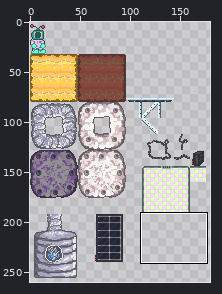
Sprite sheet -- 2dexample/Art/tilemap.png. The first picture is a wide view before the edit; the outline marks the close-up.
Close-up. Before:
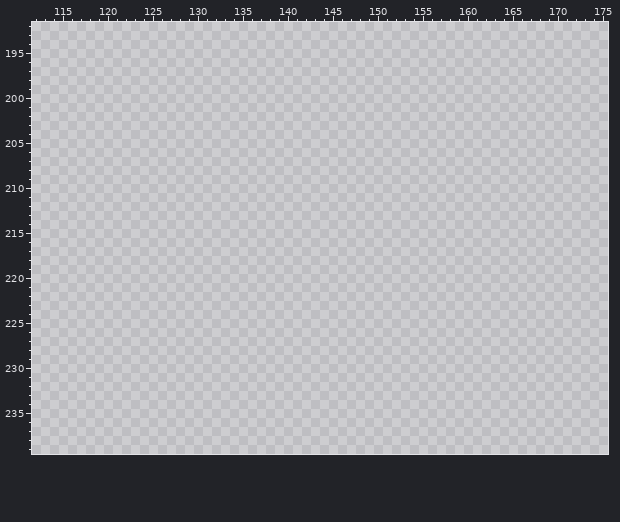
The file is 320x320 pixels. Pixels under 10% opacity are left out. Colours within 5 levels of each other are drawn and written as one. Shown: x 112..175, y 192..239. The wide view leaves out empty margins.
The same view after the edit:
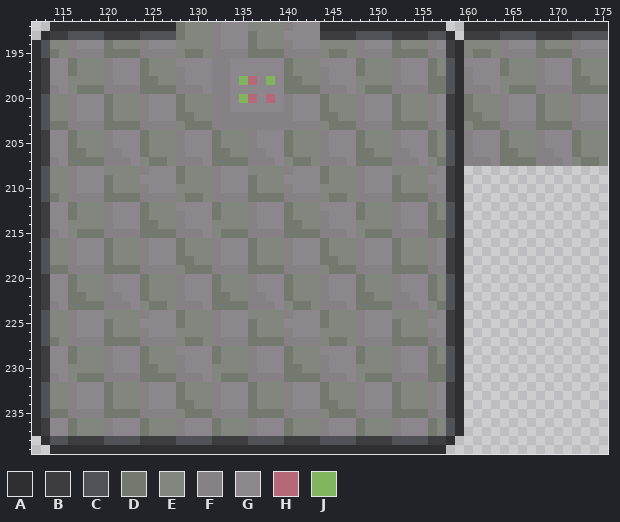
Palette (. is transparent): A #2e2e33  B #3d3c40  C #515257  D #747970  E #81877e  F #858185  G #8c878c  H #b56978  J #80b55e
What changed:
@@ x 112..175 @@
-192 ................................................................
-193 ................................................................
-194 ................................................................
-195 ................................................................
-196 ................................................................
-197 ................................................................
-198 ................................................................
-199 ................................................................
-200 ................................................................
-201 ................................................................
-202 ................................................................
-203 ................................................................
-204 ................................................................
-205 ................................................................
-206 ................................................................
-207 ................................................................
-208 ................................................................
-209 ................................................................
-210 ................................................................
-211 ................................................................
-212 ................................................................
-213 ................................................................
-214 ................................................................
-215 ................................................................
-216 ................................................................
-217 ................................................................
-218 ................................................................
-219 ................................................................
-220 ................................................................
-221 ................................................................
-222 ................................................................
-223 ................................................................
-224 ................................................................
-225 ................................................................
-226 ................................................................
-227 ................................................................
-228 ................................................................
-229 ................................................................
-230 ................................................................
-231 ................................................................
-232 ................................................................
-233 ................................................................
-234 ................................................................
-235 ................................................................
-236 ................................................................
-237 ................................................................
-238 ................................................................
-239 ................................................................
+192 ..AAAAAAAAAAAAAADEEEFGGGEEEEFGGGAAAAAAAAAAAAAA..AAAAAAAAAAAAAAAA
+193 .ABBCCCCBBBBCCCCDEEEFGGGDEEEGGGGBBBBCCCCBBBBCCA.BBBBCCCCBBBBCCCC
+194 ACEEFGGGDEEEFGGGEEEEFGGGDEEEFGGGEEEEFGGGDEEEFGBAEEEEFGGGDEEEFGGG
+195 ACDEFFFFDDDDFFFFEDDEFFFFDDDDFFFFEDDEFFFFDDDDFFBAEDDEFFFFDDDDFFFF
+196 ABGGDEEEFGGGDEEEGGGGFFGGGGGGDEEEGGGGDEEEFGGGDECAGGGGDEEEFGGGDEEE
+197 ABGGDEEEFGGGDEEEFGGGFFGGGGGGDEEEFGGGDEEEFGGGDECAFGGGDEEEFGGGDEEE
+198 ABGGEEEEFGGGDDEEFGGGFFGJHGJGDDEEFGGGEEEEFGGGDDCAFGGGEEEEFGGGDDEE
+199 ABFGEDDDFFFFDDDDFFFGFFGGGGGGDDDDFFFGEDDDFFFFDDCAFFFGEDDDFFFFDDDD
+200 ACEEFGGGDEEEFGGGDEEEFFGJHGHGFGGGDEEEFGGGDEEEFGBADEEEFGGGDEEEFGGG
+201 ACEEFGGGDEEEFGGGDEEEFFGGGGGGFGGGDEEEFGGGDEEEFGBADEEEFGGGDEEEFGGG
+202 ACEEFGGGDEEEFGGGDDEEFFFFFFFFFGGGDDEEFGGGDEEEFGBADDEEFGGGDEEEFGGG
+203 ACDDFFFFDDDDFFFFEDDDFFFFFFFFFFFFEDDDFFFFDDDDFFBAEDDDFFFFDDDDFFFF
+204 ABGGDEEEFGGGDEEEFGGGDEEEFGGGDEEEFGGGDEEEFGGGDECAFGGGDEEEFGGGDEEE
+205 ABGGDEEEFGGGDEEEFGGGDEEEFGGGDEEEFGGGDEEEFGGGDECAFGGGDEEEFGGGDEEE
+206 ABGGDDEEFFGGDEEEFGGGDDEEFFGGDEEEFGGGDDEEFFGGDECAFGGGDDEEFFGGDEEE
+207 ABFGDDDDFFFGEDDEFFFGDDDDFFFGEDDEFFFGDDDDFFFGEDCAFFFGDDDDFFFGEDDE
+208 ACEEFGGGEEEEFGGGDEEEFGGGEEEEFGGGDEEEFGGGEEEEFGBA................
+209 ACEEFGGGDEEEGGGGDEEEFGGGDEEEGGGGDEEEFGGGDEEEGGBA................
+210 ACEEFGGGDEEEFGGGEEEEFGGGDEEEFGGGEEEEFGGGDEEEFGBA................
+211 ACDEFFFFDDDDFFFFEDDEFFFFDDDDFFFFEDDEFFFFDDDDFFBA................
+212 ABGGDEEEFGGGDEEEGGGGDEEEFGGGDEEEGGGGDEEEFGGGDECA................
+213 ABGGDEEEFGGGDEEEFGGGDEEEFGGGDEEEFGGGDEEEFGGGDECA................
+214 ABGGEEEEFGGGDDEEFGGGEEEEFGGGDDEEFGGGEEEEFGGGDDCA................
+215 ABFGEDDDFFFFDDDDFFFGEDDDFFFFDDDDFFFGEDDDFFFFDDCA................
+216 ACEEFGGGDEEEFGGGDEEEFGGGDEEEFGGGDEEEFGGGDEEEFGBA................
+217 ACEEFGGGDEEEFGGGDEEEFGGGDEEEFGGGDEEEFGGGDEEEFGBA................
+218 ACEEFGGGDEEEFGGGDDEEFGGGDEEEFGGGDDEEFGGGDEEEFGBA................
+219 ACDDFFFFDDDDFFFFEDDDFFFFDDDDFFFFEDDDFFFFDDDDFFBA................
+220 ABGGDEEEFGGGDEEEFGGGDEEEFGGGDEEEFGGGDEEEFGGGDECA................
+221 ABGGDEEEFGGGDEEEFGGGDEEEFGGGDEEEFGGGDEEEFGGGDECA................
+222 ABGGDDEEFFGGDEEEFGGGDDEEFFGGDEEEFGGGDDEEFFGGDECA................
+223 ABFGDDDDFFFGEDDEFFFGDDDDFFFGEDDEFFFGDDDDFFFGEDCA................
+224 ACEEFGGGEEEEFGGGDEEEFGGGEEEEFGGGDEEEFGGGEEEEFGBA................
+225 ACEEFGGGDEEEGGGGDEEEFGGGDEEEGGGGDEEEFGGGDEEEGGBA................
+226 ACEEFGGGDEEEFGGGEEEEFGGGDEEEFGGGEEEEFGGGDEEEFGBA................
+227 ACDEFFFFDDDDFFFFEDDEFFFFDDDDFFFFEDDEFFFFDDDDFFBA................
+228 ABGGDEEEFGGGDEEEGGGGDEEEFGGGDEEEGGGGDEEEFGGGDECA................
+229 ABGGDEEEFGGGDEEEFGGGDEEEFGGGDEEEFGGGDEEEFGGGDECA................
+230 ABGGEEEEFGGGDDEEFGGGEEEEFGGGDDEEFGGGEEEEFGGGDDCA................
+231 ABFGEDDDFFFFDDDDFFFGEDDDFFFFDDDDFFFGEDDDFFFFDDCA................
+232 ACEEFGGGDEEEFGGGDEEEFGGGDEEEFGGGDEEEFGGGDEEEFGBA................
+233 ACEEFGGGDEEEFGGGDEEEFGGGDEEEFGGGDEEEFGGGDEEEFGBA................
+234 ACEEFGGGDEEEFGGGDDEEFGGGDEEEFGGGDDEEFGGGDEEEFGBA................
+235 ACDDFFFFDDDDFFFFEDDDFFFFDDDDFFFFEDDDFFFFDDDDFFBA................
+236 ABGGDEEEFGGGDEEEFGGGDEEEFGGGDEEEFGGGDEEEFGGGDECA................
+237 ABGGDEEEFGGGDEEEFGGGDEEEFGGGDEEEFGGGDEEEFGGGDECA................
+238 .ACCBBBBCCCCBBBBCCCCBBBBCCCCBBBBCCCCBBBBCCCCBBA.................
+239 ..AAAAAAAAAAAAAAAAAAAAAAAAAAAAAAAAAAAAAAAAAAAA..................
Changed places in both close-ups, as pixel boxes (x1, y1, x2, y2):
added: (32, 22, 608, 454)
